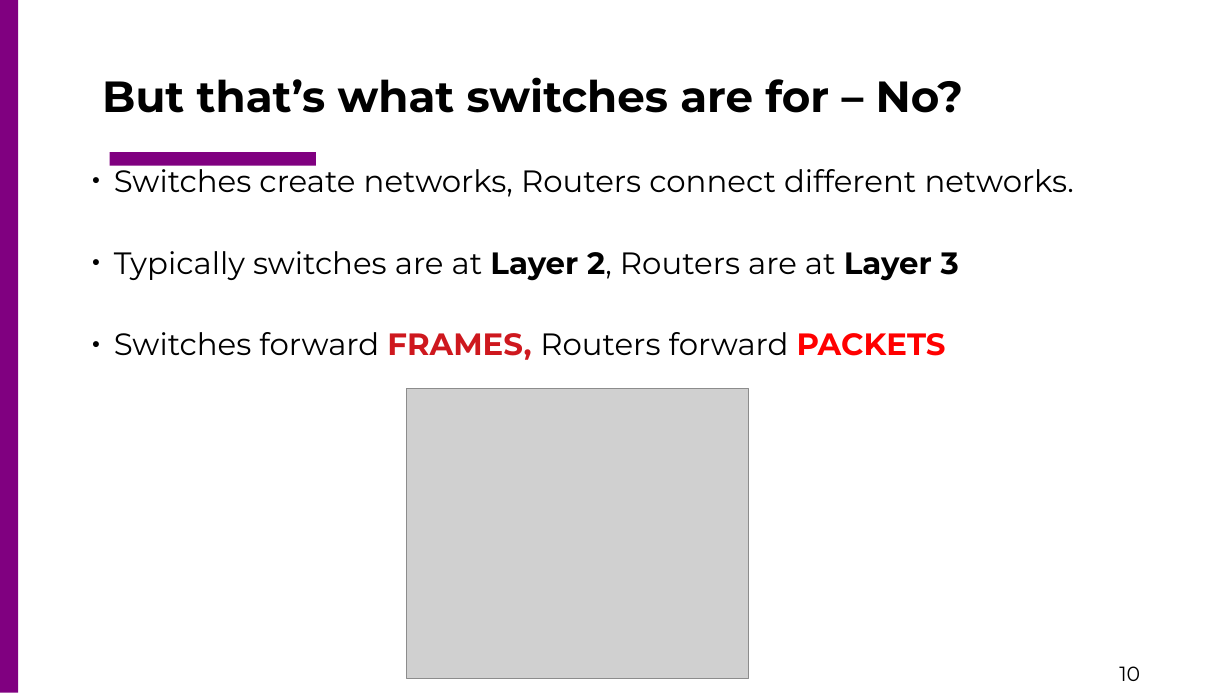
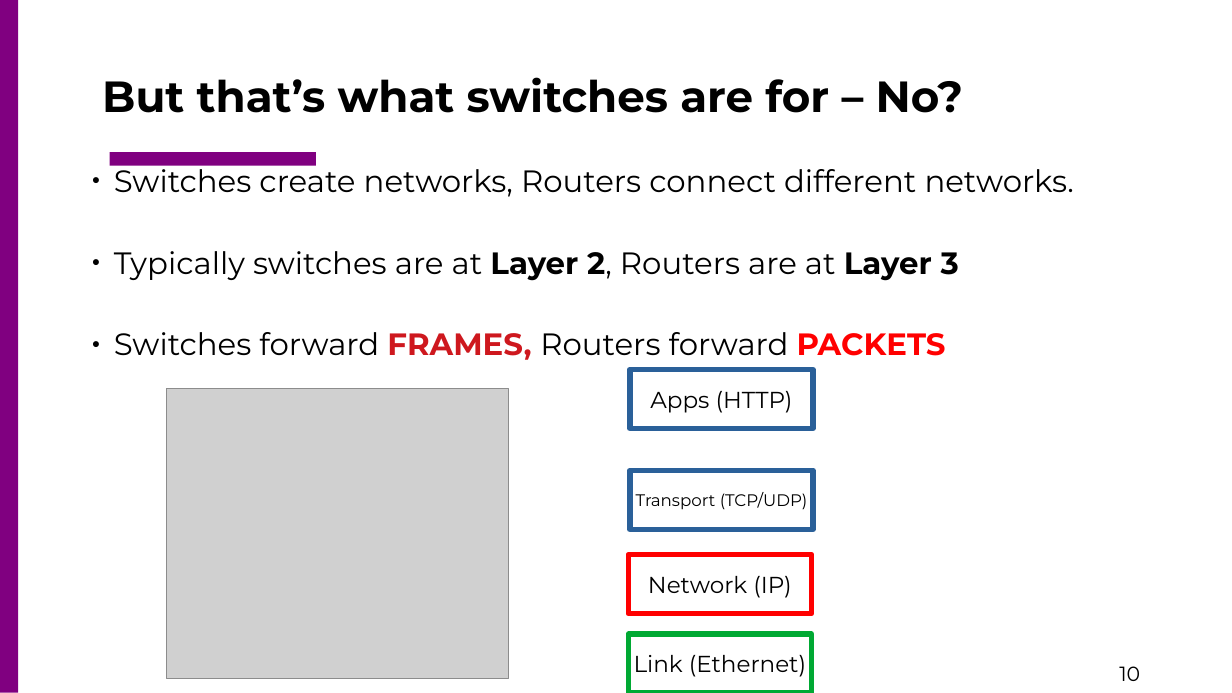
Before and after one commit to csc4200/csc4200.github.io, a slide deck: slide 10 of docs/lectures_source/class_slides-10.odp. Drawn at 1232x693 pixels with LibreOffice and Linux fonts; fonts in the diff are those of the drawing; grey boxes stand for pictures. Boxes give left, top, right and bottom in pixels: in the first picture for what was removed or moved away, otherwise in the second. Text is boxed around its words. In the diff, an @@ line names an element or a change of style, - is before the commit and + after.

```diff
--- a/docs/lectures_source/class_slides-10.odp
+++ b/docs/lectures_source/class_slides-10.odp
@@ picture: place and size @@
-picture at (407,388,749,679)
+picture at (166,388,508,679)
@@ rectangle added at (630,370,813,429), outline #2A6099 4.31 pt, 18 pt, text #000000 @@
+Apps (HTTP)
@@ rectangle added at (630,470,813,530), outline #2A6099 4.31 pt, 13 pt, text #000000 @@
+Transport (TCP/UDP)
@@ rectangle added at (628,555,811,614), outline #FF0000 4.31 pt, 18 pt, text #000000 @@
+Network (IP)
@@ rectangle added at (628,634,811,693), outline #00A933 4.31 pt, 18 pt, text #000000 @@
+Link (Ethernet)
```
Also in this commit, not shown: 1 other slide changed, 1 slide added, 2 slides removed, 11 other files.
